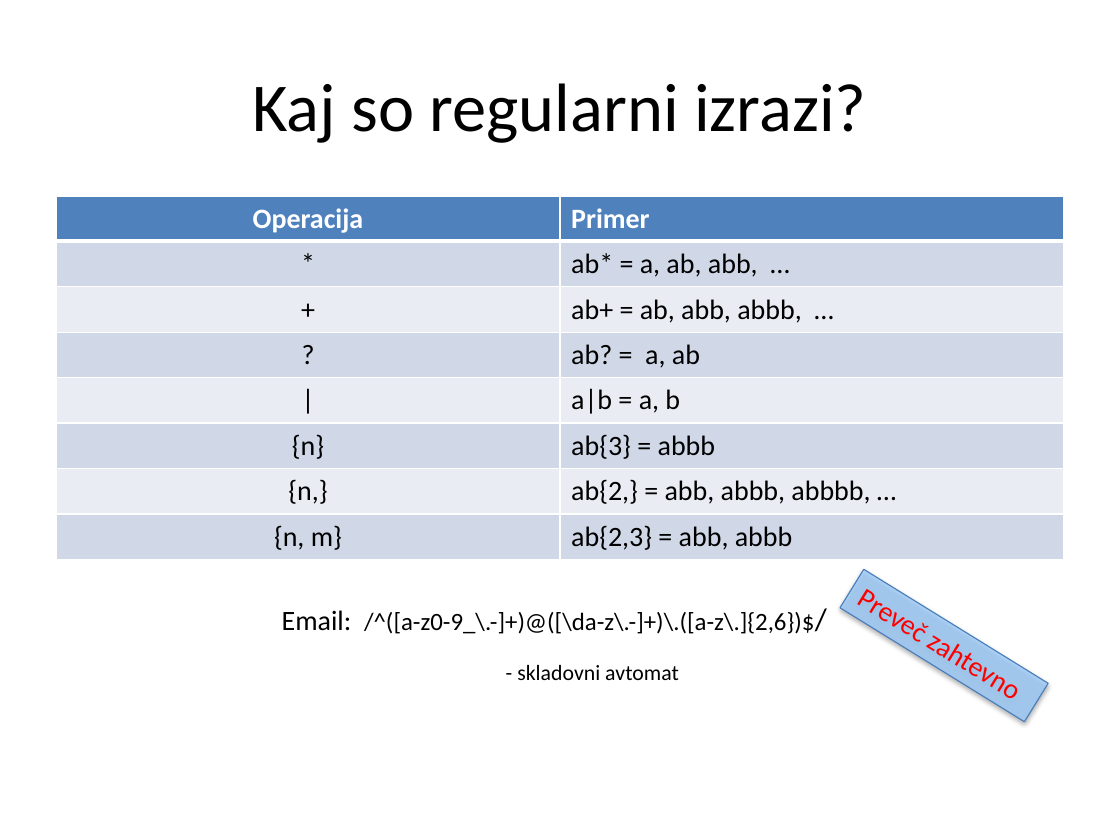
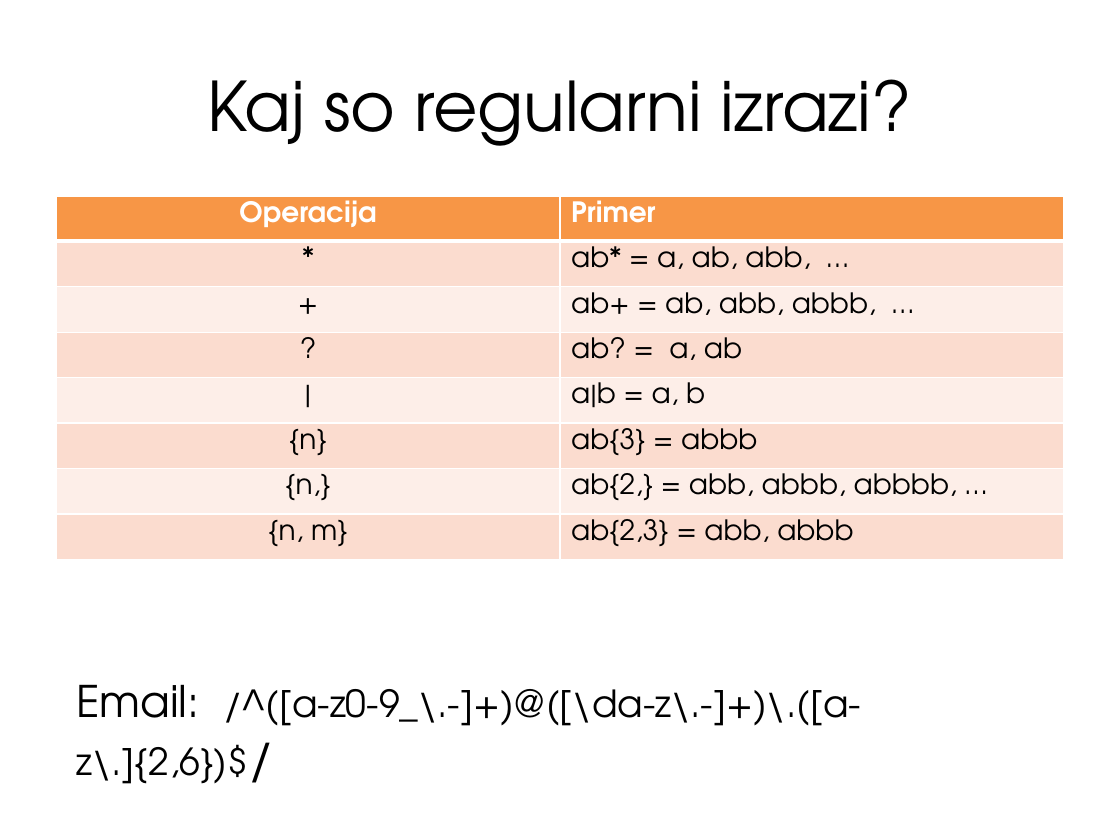
Before and after one commit to tadeboro/reglang, a slide deck: slide 4 of presentation/RegexRangers.pptx. Drawn at 1120x840 pixels with LibreOffice and Linux fonts; fonts in the diff are those of the drawing. Boxes give left, top, right and bottom in pixels: in the first picture for what was removed or moved away, otherwise in the second. Text is boxed around its words. In the diff, an @@ line names an element or a change of style, - is before the commit and + after.

```diff
--- a/presentation/RegexRangers.pptx
+++ b/presentation/RegexRangers.pptx
@@ title "Kaj so regularni izrazi?" at [207,79,912,146]: font Calibri to TeX Gyre Adventor @@
@@ table at [56,196,1064,559] @@
@@ fill #4F81BD to #F79646 in row 1 @@
@@ fill #D0D8E8 to #FCDDCF in 8 cells @@
@@ fill #E9EDF4 to #FDEFE9 in 6 cells @@
@@ font Calibri to TeX Gyre Adventor @@
@@ rectangle removed at [840,569,1048,721] @@
-Preveč zahtevno
@@ text "Email: /^([a-z0-9_\.-]+)@([\da-z\.-]+)\.([a-z\.]{2,6})$/": place and size @@
-text "Email: /^([a-z0-9_\.-]+)@([\da-z\.-]+)\.([a-z\.]{2,6})$/" at [282,610,814,634]
+text "Email: /^([a-z0-9_\.-]+)@([\da-z\.-]+)\.([a-z\.]{2,6})$/" at [76,684,861,784]
@@ text "Email: /^([a-z0-9_\.-]+)@([\da-z\.-]+)\.([a-z\.]{2,6})$/" at [76,684,861,784]: size 18 to 28 pt in "Email:"; size 16 to 24 pt, size 20 to 32 pt in "/^([a-z0-9_\.-]+)@([\da-z\.-]+)\.([a-z\.]{2,6})$/"; font Calibri to TeX Gyre Adventor @@
@@ text removed at [517,665,679,680] @@
-- skladovni avtomat
```
Also in this commit, not shown: 15 other slides changed, 12 slides added, 4 slides removed, 21 other files.
